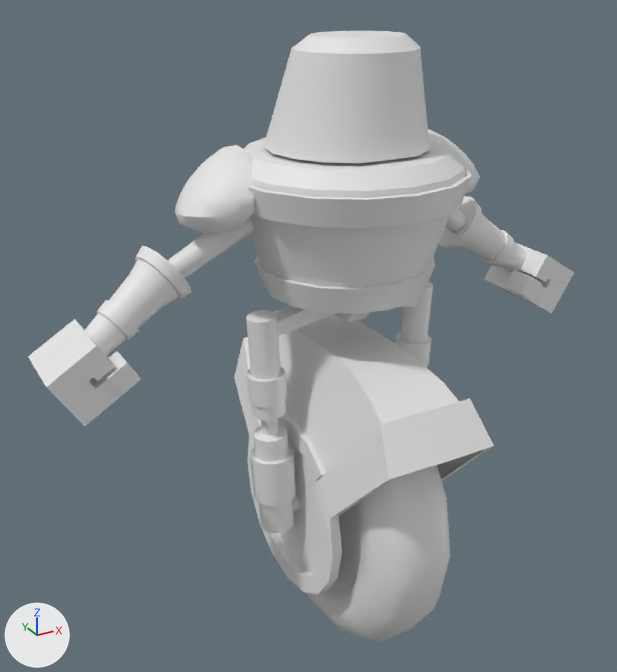
Two versions of the FBX model Assets/models/characters/kall-e/kall-e.fbx, one commit apart.
Camera for both pictures: a 50 mm camera at (-0.962, -1.578, 1.611) aimed at (-0.062, 0.057, 0.793). Lighting does not change. The marker at lower left points along +X, +Y and +Z.

Objects in the first picture: 'kall-e', 'kall-e.001', 'kall-e.002', 'kall-e.003', 'kall-e.004', 'kall-e.005'.
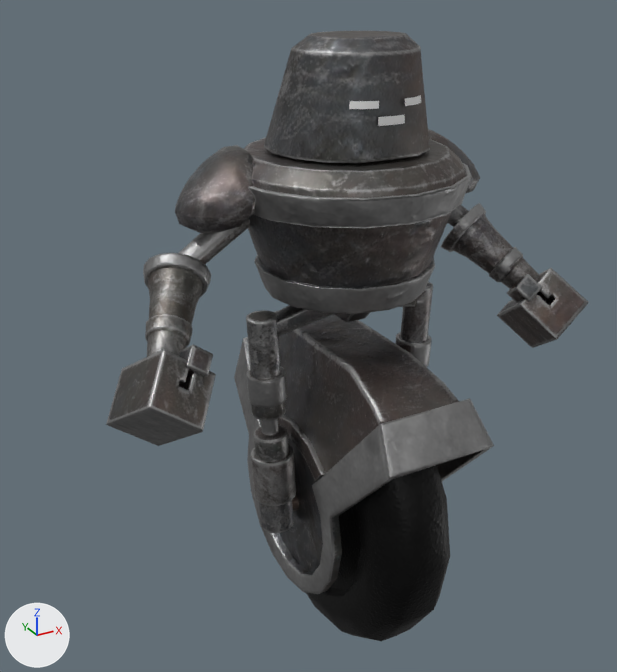
The change, as a diff of the scene's bpy script:
```diff
--- a/Assets/models/characters/kall-e/kall-e.fbx.py
+++ b/Assets/models/characters/kall-e/kall-e.fbx.py
@@ mat_kall_e @@
+mat_kall_e = bpy.data.materials.new('kall-e')
+# uses the picture img_kall_e_paint_low_kall_e_unique_albedotransparency_png
+# uses the picture img_kall_e_paint_low_kall_e_unique_normal_png
@@ me_cylinder @@
 me_cylinder.from_pydata(...)  # 232 vertices, 202 faces; spans x -0.269..0.269, y -0.269..0.269, z -0.567..0.049
+me_cylinder.materials.append(mat_kall_e)
@@ me_sphere_005 @@
 me_sphere_005.from_pydata(...)  # 228 vertices, 256 faces; spans x -0.377..0.377, y -0.065..0.163, z -0.08..0.08
+# me_sphere_005 part 5: texture (UV) coordinates of 256 of 256 faces, centred in x -0.371..0.371, y -0.061..0.16, z -0.08..0.079, changed; they spanned u 0.0..1.0, v 0.0..1.0 and now span u 0.22..0.98, v 0.0..0.34
+me_sphere_005.materials.append(mat_kall_e)
@@ me_sphere_004 @@
-me_sphere_004.from_pydata(...)  # 464 vertices, 320 faces; spans x -0.249..0.249, y -0.051..0.051, z -1.087..-0.489
+me_sphere_004.from_pydata(...)  # 464 vertices, 312 faces; spans x -0.249..0.249, y -0.051..0.051, z -1.087..-0.489
+# me_sphere_004 part 2: 312 faces spanning x -0.249..0.249, y -0.051..0.051, z -1.087..-0.489 switch from no material to mat_kall_e
@@ me_circle_003 @@
 me_circle_003.from_pydata(...)  # 201 vertices, 174 faces; spans x -0.156..0.156, y -0.406..0.398, z -0.227..0.421
+# me_circle_003 part 1: texture (UV) coordinates of 174 of 174 faces, centred in x -0.156..0.156, y -0.395..0.384, z -0.219..0.421, changed; they spanned u 0.0..0.0, v 0.0..0.0 and now span u 0.0..0.99, v 0.0..0.96
+me_circle_003.materials.append(mat_kall_e)
@@ me_circle_002 @@
-me_circle_002.from_pydata(...)  # 272 vertices, 230 faces; spans x -0.173..0.173, y -0.382..0.382, z -0.382..0.382
+me_circle_002.from_pydata(...)  # 272 vertices, 226 faces; spans x -0.173..0.173, y -0.382..0.382, z -0.382..0.382
+# me_circle_002 part 3
+# 4 faces are deleted
+# 16 vertices in x 0.006, y -0.023..0.023, z -0.023..0.023 move by (-0.021, 0.0, 0.0)
+# 16 vertices in x -0.006, y -0.023..0.023, z -0.023..0.023 move by (0.025, 0.0, 0.0)
+# me_circle_002 part 4: 226 faces spanning x -0.173..0.173, y -0.382..0.382, z -0.382..0.382 switch from no material to mat_kall_e
@@ me_cylinder_003 @@
+me_cylinder_003.from_pydata([(0.059, -0.155, -0.064), (-0.059, -0.155, -0.064), (0.0, -0.162, -0.08), (0.03, -0.16, -0.08), (-0.03, -0.16, -0.08), (0.031, -0.161, -0.064), (0.083, -0.138, -0.049), (-0.031, -0.161, -0.064), (0.085, -0.139, -0.064), (-0.058, -0.154, -0.049), (-0.03, -0.159, -0.049), (0.058, -0.154, -0.049), (0.03, -0.159, -0.049), (0.0, -0.164, -0.097), (0.031, -0.161, -0.097), (-0.031, -0.161, -0.097), (-0.083, -0.138, -0.049), (-0.085, -0.139, -0.064)], [], [(14, 3, 2, 13), (13, 2, 4, 15), (1, 9, 16, 17), (7, 10, 9, 1), (0, 11, 12, 5), (8, 6, 11, 0)])
+me_cylinder_003.materials.append(mat_kall_e_face)  # white #e7e7e7
@@ ob_kall_e @@
-ob_kall_e = bpy.data.objects.new('kall-e', me_sphere_003)
@@ ob_kall_e_013 @@
+ob_kall_e_013 = bpy.data.objects.new('kall-e.013', me_cylinder_003)
+ob_kall_e_013.location = (0.0, -0.006, 1.414)
@@ ob_kall_e_009 @@
+ob_kall_e_009 = bpy.data.objects.new('kall-e.009', me_sphere_003_1)  # 440 vertices, 376 faces; spans x -0.601..0.601, y -0.233..0.114, z -0.471..-0.01
+ob_kall_e_009.location = (0.0, 0.0, 1.174)
```

Pixel boxes (x1, y1, x2, y2) of what changed, in the pictures (617 x 672 px):
'kall-e.001', recoloured
    both: (244, 31, 472, 323)
'kall-e.004', recoloured, surface changed
    both: (234, 311, 494, 594)
'kall-e.009', added
    after: (106, 203, 589, 446)
'kall-e', deleted
    before: (28, 196, 575, 426)
'kall-e.003', recoloured, surface changed (white to grey)
    both: (175, 129, 480, 234)
'kall-e.013', added
    after: (349, 95, 421, 126)
part 2 of me_sphere_004, recoloured
    both: (246, 282, 433, 533)
part 3 of me_circle_002, cut back
    both: (292, 495, 299, 511)
part 4 of me_circle_002, recoloured (grey to black)
    both: (306, 465, 450, 641)
